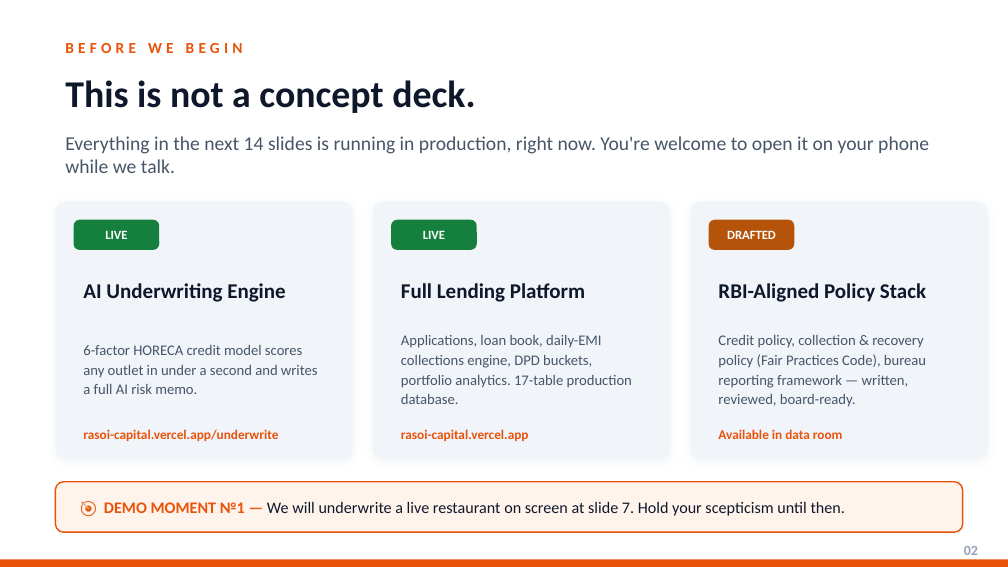
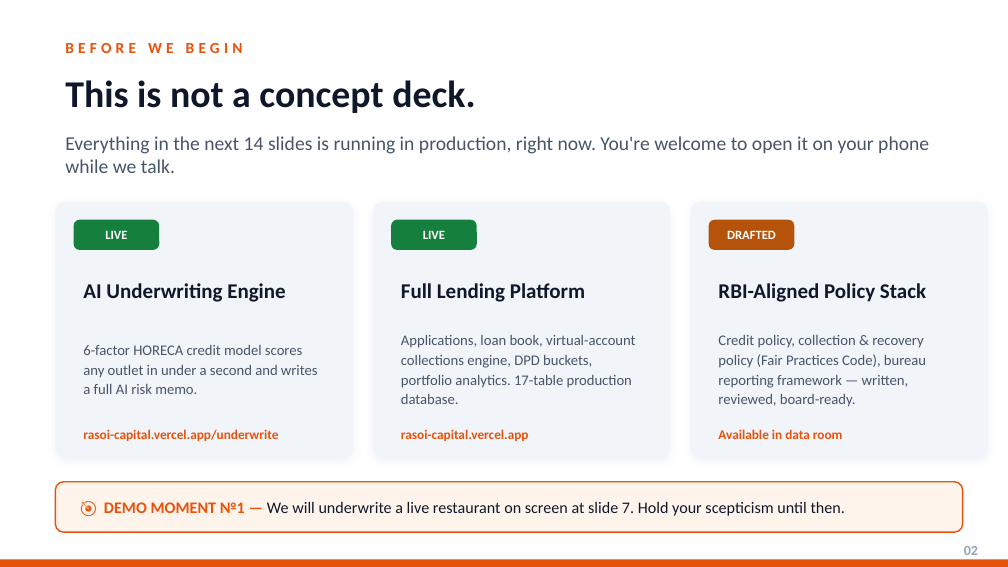
Before and after one commit to askgogo84/RasoiCapital, a slide deck: slide 2 of public/RasoiCapital_PitchDeck.pptx. Drawn at 1008x567 pixels with LibreOffice and Linux fonts; fonts in the diff are those of the drawing. Boxes give left, top, right and bottom in pixels: in the first picture for what was removed or moved away, otherwise in the second. Text is boxed around its words. In the diff, an @@ line names an element or a change of style, - is before the commit and + after.

```diff
--- a/public/RasoiCapital_PitchDeck.pptx
+++ b/public/RasoiCapital_PitchDeck.pptx
@@ text at (401, 335, 635, 404): text changed @@
-Applications, loan book, daily-EMI collections engine, DPD buckets, portfolio analytics. 17-table production database.
+Applications, loan book, virtual-account collections engine, DPD buckets, portfolio analytics. 17-table production database.
```
Also in this commit, not shown: 7 other slides changed, 1 slide added, 2 slides removed.
